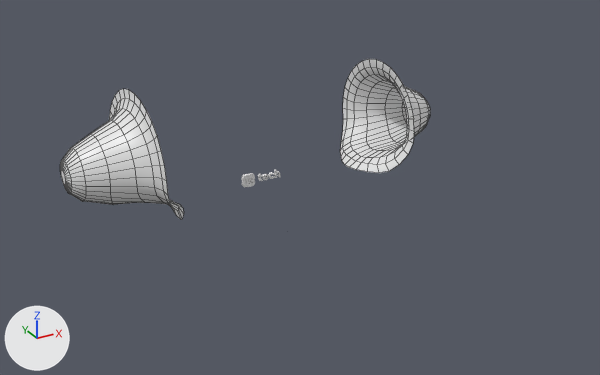
Before and after pictures for a commit that changed the Blender file Ar/Assets/Models/SiteScan.blend.
Camera for both pictures: a camera (50 mm lens) standing at (-156.0, -320.0, 155.0) and looking at (3.0, -32.0, 10.0). The axes (+X, +Y, +Z) are drawn at lower left. The lights are the same throughout. The first picture is the older version. Mesh edges are drawn as thin lines on the coarser meshes.

Objects in the first picture: 'Portal Blue', 'Portal Blue.001' and 1 more.
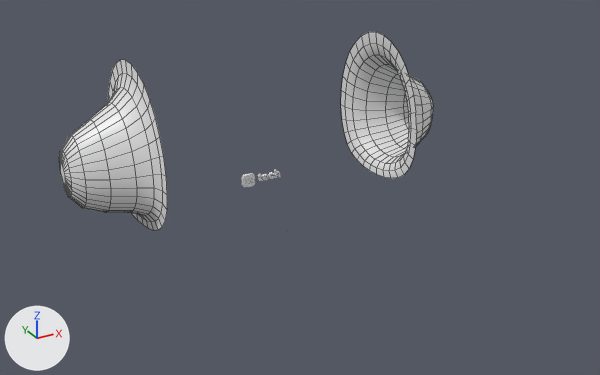
What changed in the scene script:
```text
Change me_bell_resahpe:
    used by ob_portal_blue; location = (63.9, 1.6, 21.4); rotation_euler = (-1.666, 1.485, -1.621), in degrees (-95, 85, -93); scale = (-29.5, -29.5, -29.5)
    remove me_bell_resahpe.from_pydata(...)  # 256 vertices, 225 faces; spans x -0.73..1.0, y -1.0..1.0, z -1.0..0.57
    add me_bell_resahpe.from_pydata(...)  # 256 vertices, 225 faces; spans x -0.76..1.0, y -1.0..1.0, z -1.0..0.0
    me_bell_resahpe part 1: 249 of 256 vertices moved; they spanned x -0.73..0.87, y -1.0..1.0, z -1.0..0.57 and now span x -0.76..0.86, y -1.0..1.0, z -1.0..0.0; mean shift (-0.03, 0.0, -0.06); largest move (-0.73, 0.0, 0.57) -> (-0.76, 0.0, 0.0)
Change ob_portal_blue:
    ob_portal_blue.location: (63.9, 1.6, 21.4) -> (63.9, 1.8, 23.4)
    ob_portal_blue.scale: (-29.5, -29.5, -29.5) -> (-40.5, -31.1, -31.1)
Remove ob_portal_blue_001:
    ob_portal_blue_001 = bpy.data.objects.new('Portal Blue.001', me_bell_resahpe)
    ob_portal_blue_001.location = (-60.1, -3.9, 24.4)
    ob_portal_blue_001.rotation_euler = (1.456, 1.485, -1.621)  # degrees (83, 85, -93)
    ob_portal_blue_001.scale = (-31.1, -31.1, -31.1)
Add ob_portal_red:
    ob_portal_red = bpy.data.objects.new('Portal Red', me_bell_resahpe)
    ob_portal_red.location = (-60.1, -3.7, 27.0)
    ob_portal_red.rotation_euler = (1.456, 1.485, -1.621)  # degrees (83, 85, -93)
    ob_portal_red.scale = (-40.5, -31.1, -31.1)
```

What differs and where, as boxes (x1, y1, x2, y2) in the pictures (600 x 375 px; the box of a moved part takes in the faces that stretch with it):
'Portal Red', added
    after: (59, 60, 167, 230)
'Portal Blue', reshaped, moved, rescaled (28% taller)
    before: (340, 59, 430, 173)
    after: (341, 32, 433, 178)
'Portal Blue.001', deleted
    before: (60, 89, 184, 220)
part 1 of me_bell_resahpe, moved or reshaped
    before: (60, 59, 430, 220)
    after: (59, 32, 433, 230)
